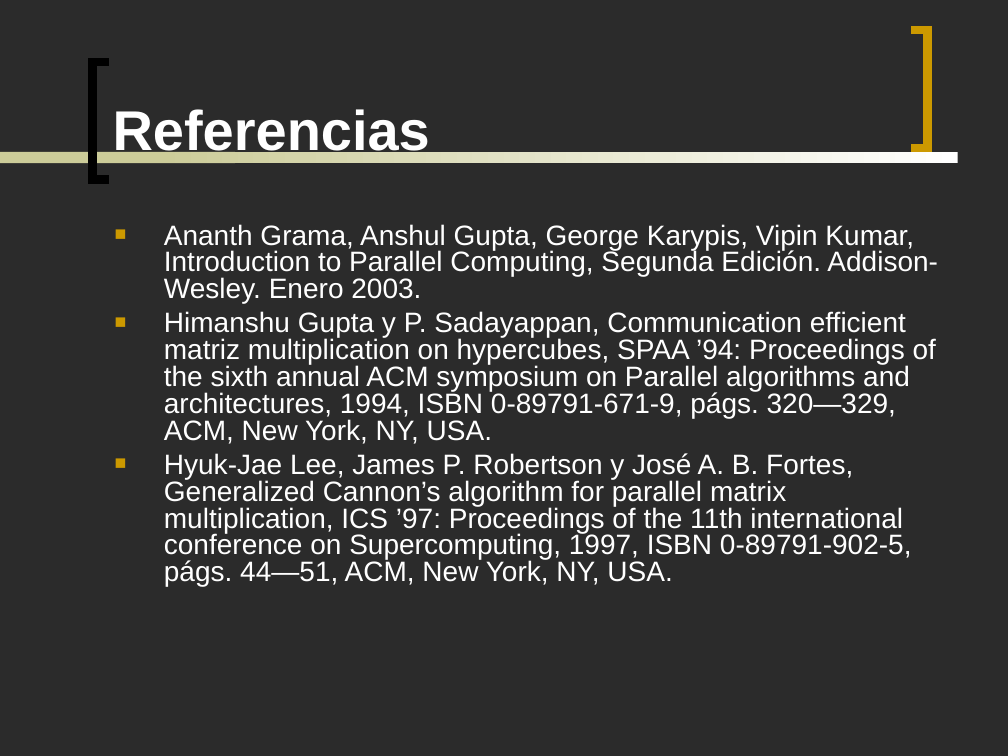
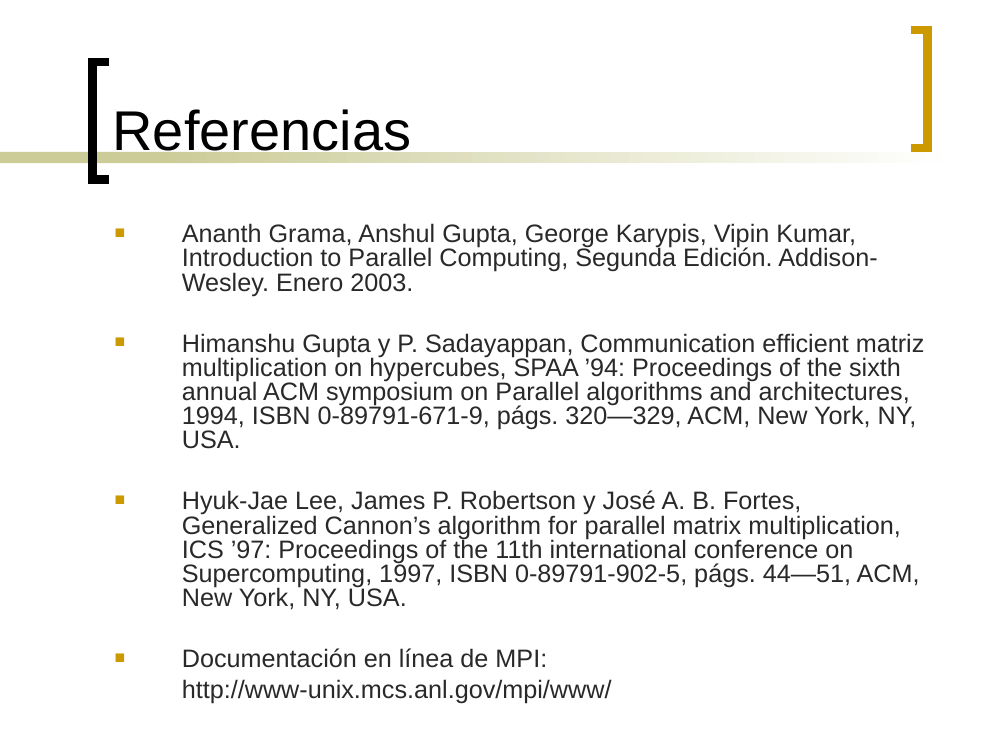
Before and after one commit to ghuttemann/multimat2, a slide deck: slide 29 of mpi/docs/Presentacion-Multimat-MPI.ppt (slide 30 before the commit). Drawn at 1008x756 pixels with LibreOffice and Linux fonts; fonts in the diff are those of the drawing; background and template pictures are left out; a plain dark background stands for a picture behind light text. Boxes give left, top, right and bottom in pixels: in the first picture for what was removed or moved away, otherwise in the second. Text is boxed around its words. In the diff, an @@ line names an element or a change of style, - is before the commit and + after.

Commit message:
Actualización de referencias.

```diff
--- a/mpi/docs/Presentacion-Multimat-MPI.ppt
+++ b/mpi/docs/Presentacion-Multimat-MPI.ppt
@@ background picture (left out) to #FFFFFF @@
@@ title "Referencias" at (x1=113, y1=109, x2=412, y2=159): text colour #FFFFFF to #000000, bold off @@
@@ text at (x1=182, y1=223, x2=925, y2=610): size 20 to 18 pt, text colour #FFFFFF to #292929; indent changed @@
@@ text at (x1=182, y1=648, x2=612, y2=704): paragraphs added @@
+■ Documentación en línea de MPI:
+http://www-unix.mcs.anl.gov/mpi/www/
```
Also in this commit, not shown: 2 other slides changed, 1 slide added, 1 slide removed.
